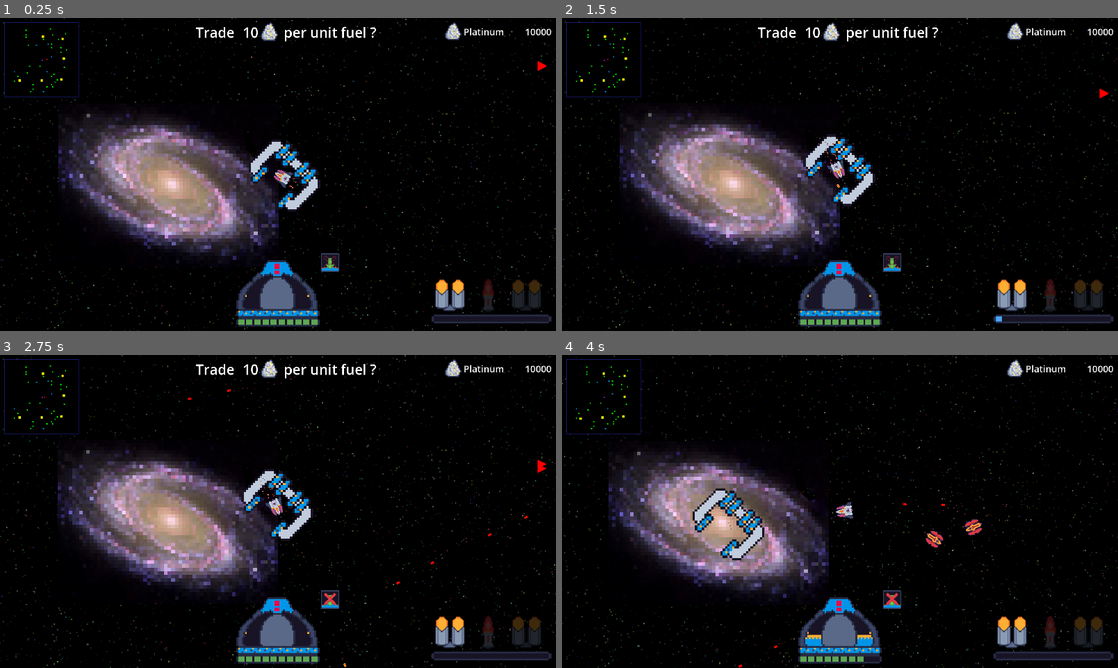
Above: before the commit, frames 1-4 (two rows, left to right).
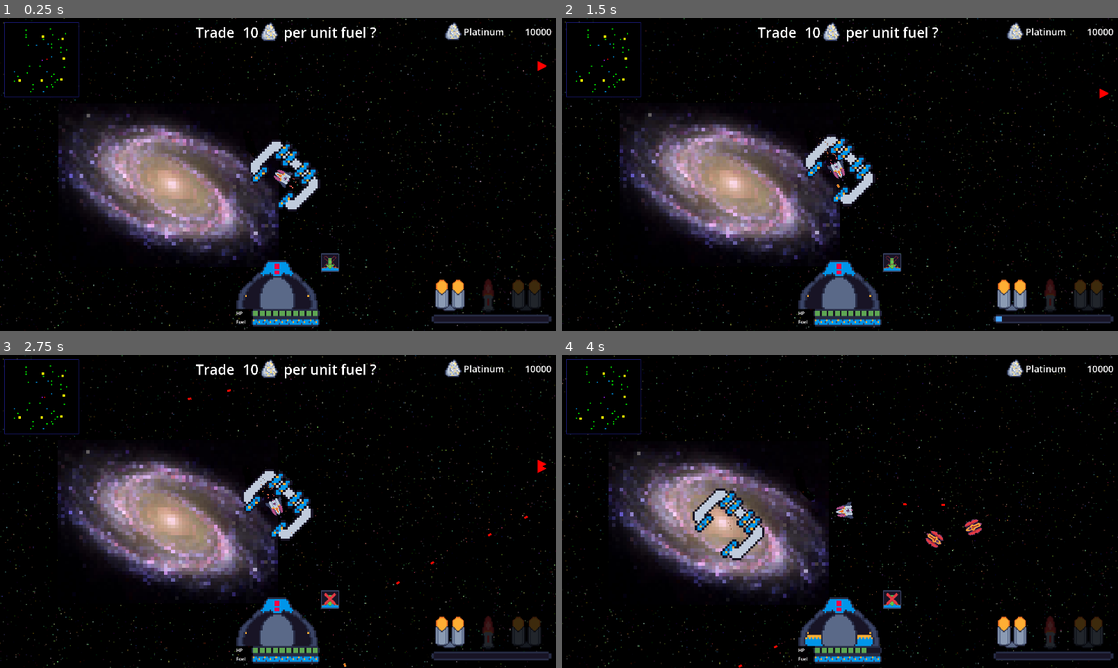
Above: after the commit, the same moments.

Repository: AdithaD/hyper-space-man-dx
Game: Godot game, scene res://main.tscn
The game is run twice, just before and just after one commit, with the same random seed, the same clock (stepped at 60 frames per second) and the same inputs.
Inputs (mouse positions are in pixels of both pictures, inside the frame that each line leads up to):
- Up to frame 1 (0.25 s): no input
- Up to frame 2 (1.5 s): click (890, 290) at 0.5 s; click (890, 290) at 1.25 s
- Up to frame 3 (2.75 s): click (328, 627) at 2 s
- Up to frame 4 (4 s): tap Enter at 2.75 s; move the mouse to (962, 495) at 2.77 s; hold Right mouse button (accelerate) 2.78-3.53 s; move the mouse to (728, 527) at 3.52 s; tap V (anti_gravity) at 3.6 s

The runs differ from the first frame. In frame 1, 0.6% of the frame differs, in the area x 42-58%, y 92-99%; in frame 2, 0.6%; in frame 3, 0.6%; in frame 4, 0.6%.

Commit message:
added overspeed text

Diff:
--- a/gui/gui.gd
+++ b/gui/gui.gd
@@ -29,7 +29,11 @@
 	var speed_ratio = player.velocity.length() / player.max_speed
 	%SpeedGauge.set_ratio(speed_ratio)
 
-	if speed_ratio > 1.0:
+	%OverspeedCautionLabel.visible = player.is_overspeed
+	%DestructionTimerLabel.visible = player.is_overspeed
+	if player.is_overspeed:
+		%DestructionTimerLabel.text = "Destruction in %s" % str(player.overspeed_timer.time_left)
+
 		if not $WarningSound.playing:
 			$WarningSound.play()
 	else:
--- a/main.tscn
+++ b/main.tscn
@@ -30,6 +30,9 @@
 [ext_resource type="Script" path="res://gui/mineral_inventory_gui.gd" id="25_eg55f"]
 [ext_resource type="Script" path="res://solar_mineral_inventory_gui.gd" id="27_fogyc"]
 
+[sub_resource type="LabelSettings" id="LabelSettings_45yqu"]
+font_color = Color(1, 0, 0, 1)
+
 [sub_resource type="AtlasTexture" id="AtlasTexture_xpoag"]
 atlas = ExtResource("7_o2d8a")
 region = Rect2(0, 32, 48, 32)
@@ -282,6 +285,20 @@
 size_flags_vertical = 4
 theme_override_constants/separation = 0
 
+[node name="OverspeedCautionLabel" type="Label" parent="CanvasLayer/GUI/MarginContainer/UI/CentreConsole/VBoxContainer"]
+unique_name_in_owner = true
+layout_mode = 2
+text = "CAUTION: OVERSPEED!"
+label_settings = SubResource("LabelSettings_45yqu")
+horizontal_alignment = 1
+
+[node name="DestructionTimerLabel" type="Label" parent="CanvasLayer/GUI/MarginContainer/UI/CentreConsole/VBoxContainer"]
+unique_name_in_owner = true
+layout_mode = 2
+text = "Destruction in 4.0s"
+label_settings = SubResource("LabelSettings_45yqu")
+horizontal_alignment = 1
+
 [node name="SpeedGauge" type="TextureProgressBar" parent="CanvasLayer/GUI/MarginContainer/UI/CentreConsole/VBoxContainer"]
 unique_name_in_owner = true
 custom_minimum_size = Vector2(288, 192)
@@ -295,51 +312,69 @@
 texture_progress = SubResource("AtlasTexture_hmya6")
 script = ExtResource("8_66gcj")
 
-[node name="FuelGauge" type="TextureProgressBar" parent="CanvasLayer/GUI/MarginContainer/UI/CentreConsole/VBoxContainer"]
-unique_name_in_owner = true
+[node name="HBoxContainer" type="HBoxContainer" parent="CanvasLayer/GUI/MarginContainer/UI/CentreConsole/VBoxContainer"]
+layout_mode = 2
+
+[node name="Label2" type="Label" parent="CanvasLayer/GUI/MarginContainer/UI/CentreConsole/VBoxContainer/HBoxContainer"]
+custom_minimum_size = Vector2(48, 0)
+layout_mode = 2
+text = "HP"
+
+[node name="Control" type="Control" parent="CanvasLayer/GUI/MarginContainer/UI/CentreConsole/VBoxContainer/HBoxContainer"]
 custom_minimum_size = Vector2(0, 30)
 layout_mode = 2
+size_flags_horizontal = 3
+
+[node name="Under" type="TextureRect" parent="CanvasLayer/GUI/MarginContainer/UI/CentreConsole/VBoxContainer/HBoxContainer/Control"]
+layout_mode = 1
+anchors_preset = 15
+anchor_right = 1.0
+anchor_bottom = 1.0
+grow_horizontal = 2
+grow_vertical = 2
+texture = SubResource("AtlasTexture_3civj")
+
+[node name="PlayerHealthBar" type="Control" parent="CanvasLayer/GUI/MarginContainer/UI/CentreConsole/VBoxContainer/HBoxContainer/Control"]
+unique_name_in_owner = true
+layout_mode = 1
+anchors_preset = 15
+anchor_right = 1.0
+anchor_bottom = 1.0
+offset_left = 6.0
+offset_top = 6.0
+offset_right = -6.0
+offset_bottom = -6.0
+grow_horizontal = 2
+grow_vertical = 2
+script = ExtResource("13_h6gs0")
+segment_color_gradient = SubResource("Gradient_7g43y")
+
+[node name="Over" type="TextureRect" parent="CanvasLayer/GUI/MarginContainer/UI/CentreConsole/VBoxContainer/HBoxContainer/Control"]
+layout_mode = 1
+anchors_preset = 15
+anchor_right = 1.0
+anchor_bottom = 1.0
+grow_horizontal = 2
+grow_vertical = 2
+texture = SubResource("AtlasTexture_tuw8f")
+
+[node name="HBoxContainer2" type="HBoxContainer" parent="CanvasLayer/GUI/MarginContainer/UI/CentreConsole/VBoxContainer"]
+layout_mode = 2
+
+[node name="Label" type="Label" parent="CanvasLayer/GUI/MarginContainer/UI/CentreConsole/VBoxContainer/HBoxContainer2"]
+custom_minimum_size = Vector2(48, 0)
+layout_mode = 2
+text = "Fuel"
+
+[node name="FuelGauge" type="TextureProgressBar" parent="CanvasLayer/GUI/MarginContainer/UI/CentreConsole/VBoxContainer/HBoxContainer2"]
+unique_name_in_owner = true
+custom_minimum_size = Vector2(0, 30)
+layout_mode = 2
+size_flags_horizontal = 3
 nine_patch_stretch = true
 texture_under = SubResource("AtlasTexture_3civj")
 texture_over = SubResource("AtlasTexture_tuw8f")
 texture_progress = SubResource("AtlasTexture_8qcth")
-
-[node name="Control" type="Control" parent="CanvasLayer/GUI/MarginContainer/UI/CentreConsole/VBoxContainer"]
-custom_minimum_size = Vector2(0, 30)
-layout_mode = 2
-
-[node name="Under" type="TextureRect" parent="CanvasLayer/GUI/MarginContainer/UI/CentreConsole/VBoxContainer/Control"]
-layout_mode = 1
-anchors_preset = 15
-anchor_right = 1.0
-anchor_bottom = 1.0
-grow_horizontal = 2
-grow_vertical = 2
-texture = SubResource("AtlasTexture_3civj")
-
-[node name="PlayerHealthBar" type="Control" parent="CanvasLayer/GUI/MarginContainer/UI/CentreConsole/VBoxContainer/Control"]
-unique_name_in_owner = true
-layout_mode = 1
-anchors_preset = 15
-anchor_right = 1.0
-anchor_bottom = 1.0
-offset_left = 6.0
-offset_top = 6.0
-offset_right = -6.0
-offset_bottom = -6.0
-grow_horizontal = 2
-grow_vertical = 2
-script = ExtResource("13_h6gs0")
-segment_color_gradient = SubResource("Gradient_7g43y")
-
-[node name="Over" type="TextureRect" parent="CanvasLayer/GUI/MarginContainer/UI/CentreConsole/VBoxContainer/Control"]
-layout_mode = 1
-anchors_preset = 15
-anchor_right = 1.0
-anchor_bottom = 1.0
-grow_horizontal = 2
-grow_vertical = 2
-texture = SubResource("AtlasTexture_tuw8f")
 
 [node name="HBoxContainer" type="HBoxContainer" parent="CanvasLayer/GUI/MarginContainer/UI/CentreConsole"]
 custom_minimum_size = Vector2(0, 64)
--- a/player/player.tscn
+++ b/player/player.tscn
@@ -166,7 +166,7 @@
 randomness = 0.52
 
 [node name="OverspeedTimer" type="Timer" parent="."]
-wait_time = 2.0
+wait_time = 10.0
 one_shot = true
 
 [connection signal="timeout" from="ShotTimer" to="." method="_on_shot_timer_timeout"]
--- a/player/scripts/player.gd
+++ b/player/scripts/player.gd
@@ -39,6 +39,10 @@
 var is_anti_gravity_on = false
 var current_weapon_index = 0
 var is_dead = false
+
+var is_overspeed:
+	get:
+		return velocity.length() > max_speed
 
 var current_weapon: PlayerWeapon:
 	get:
Not shown: 2 places in main.tscn that only renumber resources
